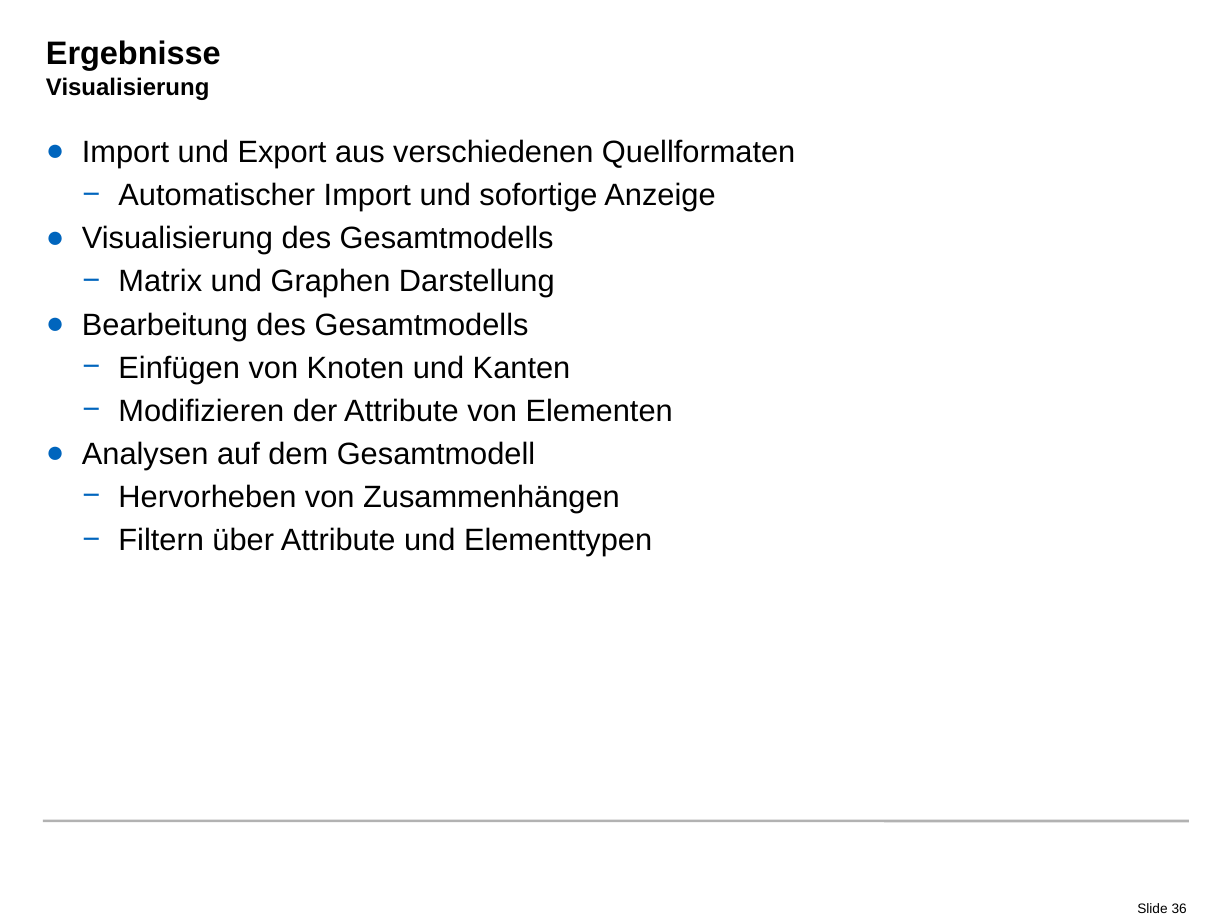
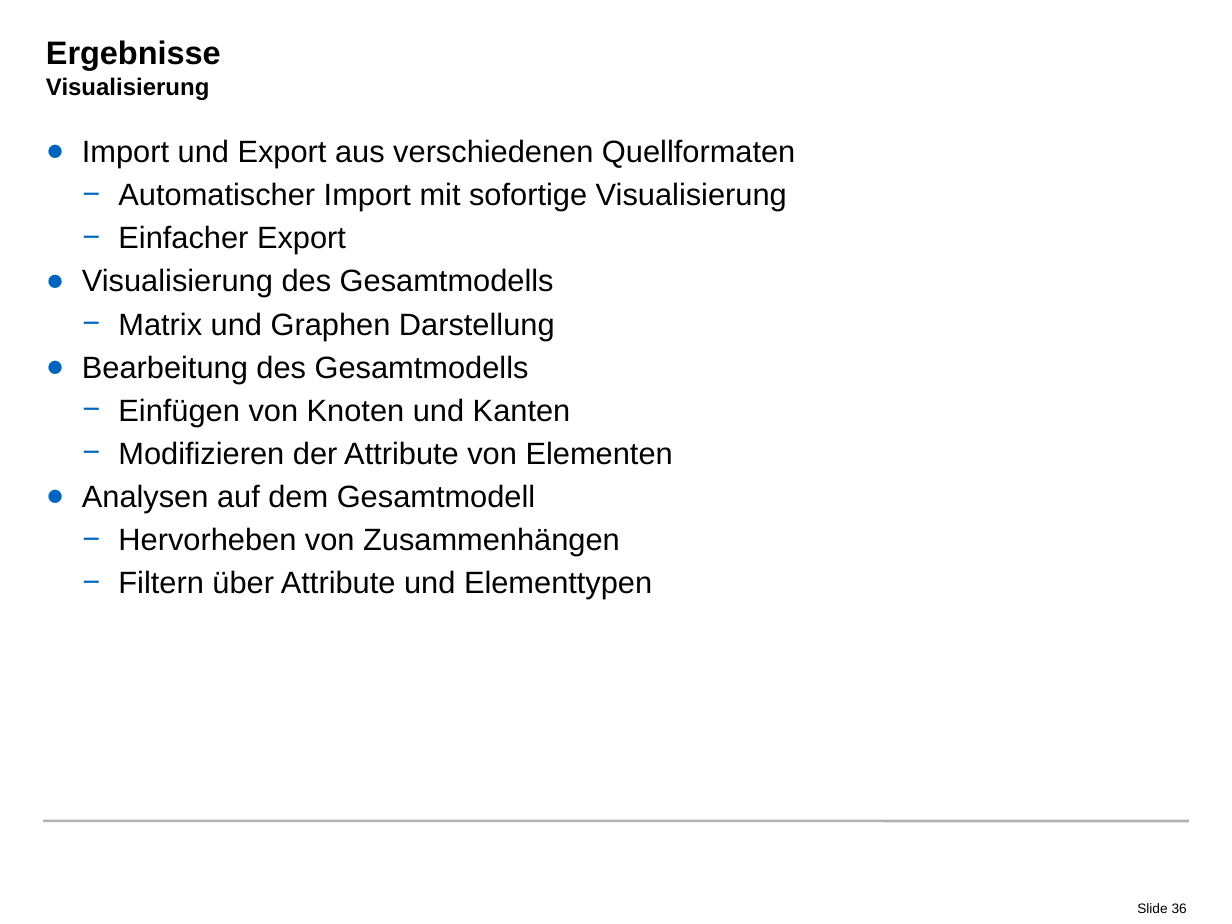
Before and after one commit to radke-tum/idp, a slide deck: slide 36 of pssif/doc/PSSIF.pptx. Drawn at 1232x924 pixels with LibreOffice and Linux fonts; fonts in the diff are those of the drawing; background and template pictures are left out. Boxes give left, top, right and bottom in pixels: in the first picture for what was removed or moved away, otherwise in the second. Text is boxed around its words. In the diff, an @@ line names an element or a change of style, - is before the commit and + after.

```diff
--- a/pssif/doc/PSSIF.pptx
+++ b/pssif/doc/PSSIF.pptx
@@ text at [118, 182, 787, 254]: text changed @@
-  − Automatischer Import und sofortige Anzeige
+  − Automatischer Import mit sofortige Visualisierung
+  − Einfacher Export
```
Also in this commit, not shown: 4 other slides changed.
